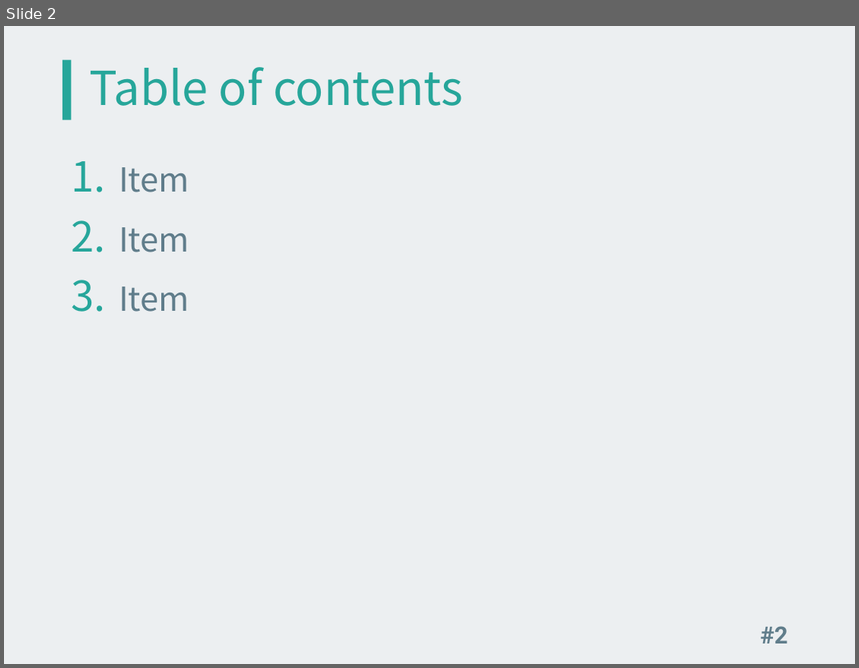
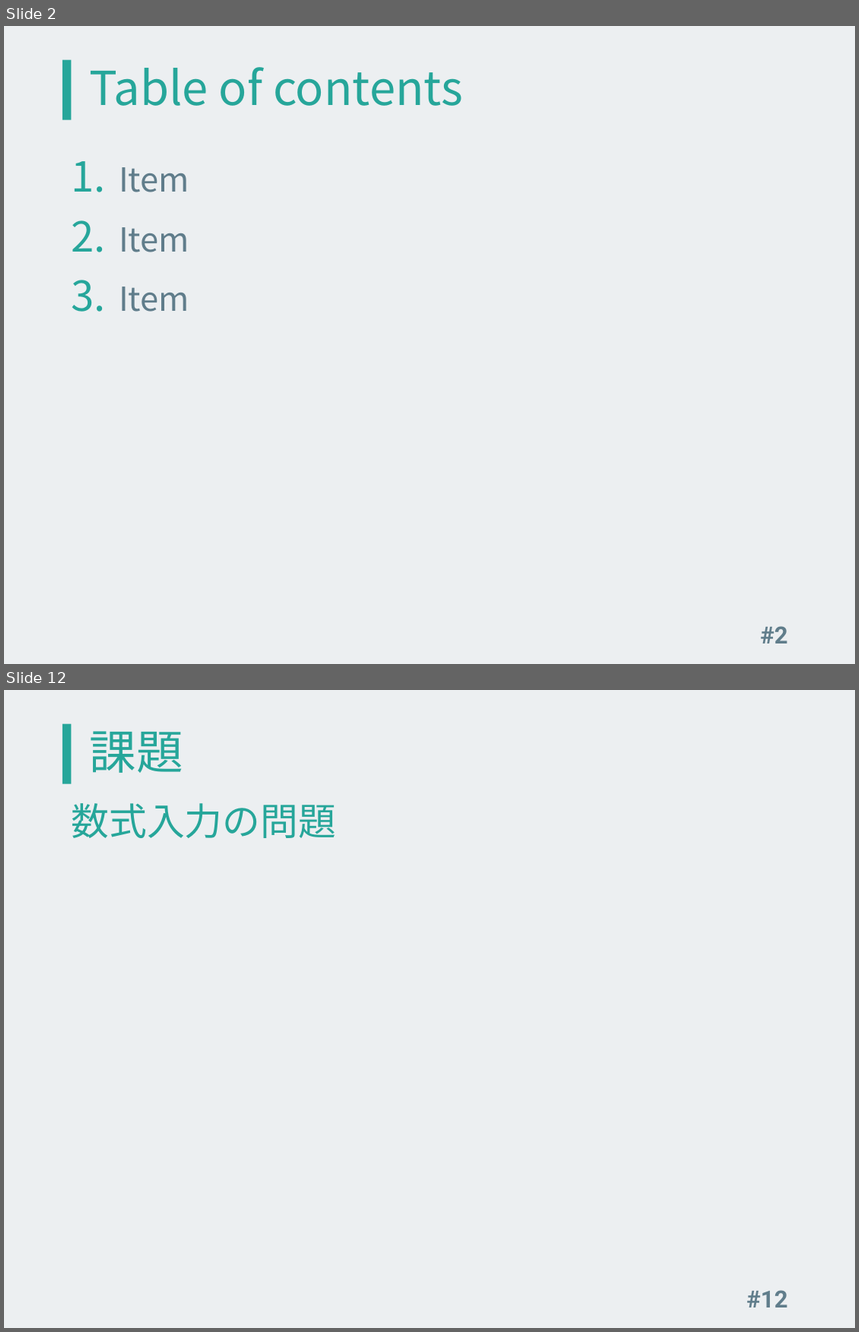
Before and after one commit to kinc-shinshu/smat-presentation, a slide deck: slide.pptx. Shown one above the other, each under a label of ours: slide 2 before the commit, slides 2 and 12 after it; the slides between them are not shown. The pictures are 859x668 and 859x1332 pixels, drawn with LibreOffice and Linux fonts; fonts in the diff are those of the drawing. Boxes give left, top, right and bottom in pixels: in the first picture for what was removed or moved away, otherwise in the second. Text is boxed around its words. In the diff, an @@ line names an element or a change of style, - is before the commit and + after.

```diff
--- a/slide.pptx
+++ b/slide.pptx
@@ slide 12 added at <box>4,690,855,1328</box>, background #ECEFF1; not listed: 1 template element that a slide beside it also shows @@
@@ title added at <box>90,731,183,773</box>, 39.6 pt, text #26A69A @@
+課題
@@ text added at <box>72,803,337,838</box>, 32 pt, text #26A69A @@
+数式入力の問題
@@ page number added at <box>747,1290,788,1308</box>, 20 pt, text #607D8B, bold @@
+#12
```
Also in this commit, not shown: 10 other slides added, 2 slides removed.
